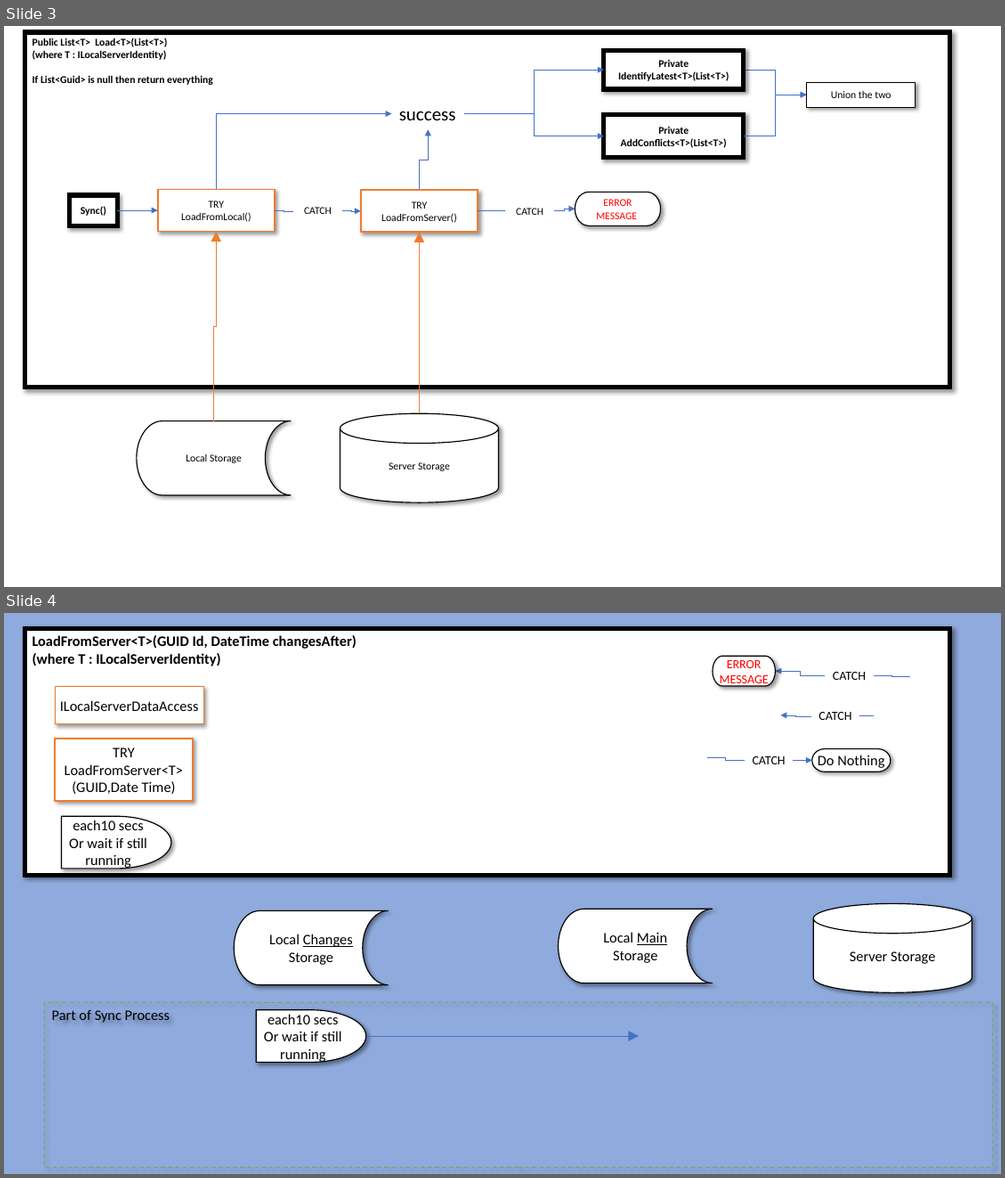
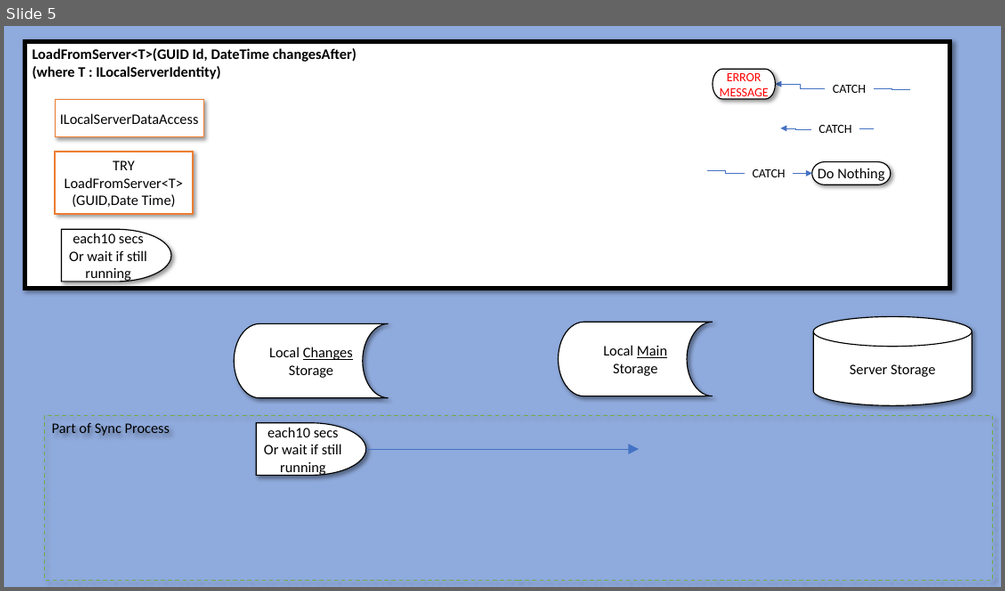
Before and after one commit to marklelapin/TheWhaddonShowClassLibrary, a slide deck: Planning Documents/Process Diagrams.pptx. Shown one above the other, each under a label of ours: slides 3 and 4 before the commit, slide 5 after it. The pictures are 1005x1178 and 1005x591 pixels, drawn with LibreOffice and Linux fonts; fonts in the diff are those of the drawing. Boxes give left, top, right and bottom in pixels: in the first picture for what was removed or moved away, otherwise in the second. Text is boxed around its words. In the diff, an @@ line names an element or a change of style, - is before the commit and + after.

Commit message:
Remove WhaddonShowDB to use generic LocalSeverMethodsDB. Fully Tested for PartUpdate,PersonUpdate and SciptItemUpdate

```diff
--- a/Planning Documents/Process Diagrams.pptx
+++ b/Planning Documents/Process Diagrams.pptx
@@ slide 3 removed at (4,26,1001,587), background #FFFFFF @@
@@ rectangle removed at (25,32,950,387) @@
-Public List<T> Load<T>(List<T>)
-(where T : ILocalServerIdentity)
-If List<Guid> is null then return everything
@@ rectangle removed at (604,51,744,89) @@
-Private IdentifyLatest<T>(List<T>)
@@ elbow arrow removed from (464, 113) to (604, 70) @@
@@ elbow arrow removed from (744, 70) to (807, 95) @@
@@ elbow arrow removed from (744, 136) to (807, 95) @@
@@ rectangle removed at (807,82,915,108) @@
-Union the two
@@ elbow arrow removed from (217, 190) to (391, 113) @@
@@ text removed at (399,111,456,120) @@
-success
@@ elbow arrow removed from (419, 190) to (428, 130) @@
@@ elbow arrow removed from (464, 113) to (604, 136) @@
@@ rectangle removed at (604,115,744,158) @@
-Private AddConflicts<T>(List<T>)
@@ rectangle removed at (70,195,118,225) @@
-Sync()
@@ elbow arrow removed from (117, 211) to (158, 211) @@
@@ rectangle removed at (158,190,275,232) @@
-TRY
-LoadFromLocal()
@@ elbow line removed from (275, 211) to (293, 211) @@
@@ text removed at (304,207,332,214) @@
-CATCH
@@ elbow arrow removed from (342, 211) to (361, 211) @@
@@ rectangle removed at (361,190,477,232) @@
-TRY
-LoadFromServer()
@@ elbow line removed from (478, 211) to (506, 211) @@
@@ text removed at (516,208,543,215) @@
-CATCH
@@ elbow arrow removed from (554, 211) to (575, 208) @@
@@ pill shape removed at (575,192,662,225) @@
-ERROR MESSAGE
@@ elbow arrow removed from (213, 421) to (217, 232) @@
@@ elbow arrow removed from (419, 413) to (419, 232) @@
@@ flow chart online storage removed at (137,421,291,495) @@
-Local Storage
@@ cylinder removed at (340,413,498,502) @@
-Server Storage
@@ what was slide 4 is now slide 5 @@
```
Also in this commit, not shown: 1 slide changed, 3 slides added, 1 other slide removed, 54 other files.
